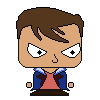
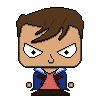
Layers edited between the first and the second 100px x 100px image:
hid group "face right" (46 layers) over 16, 7, 84, 96
showed group "straight on" (60 layers) over 16, 7, 84, 96
added layer "hair shadow 1" (41%) in group "hair" over 20, 24, 80, 44
added layer "hair detail 1" (47%) in group "hair" over 42, 18, 66, 28
added layer "hair shading 2" (38%) in group "hair" over 18, 27, 82, 38
added layer "hair shading 1" (60%) in group "hair" over 32, 26, 68, 42
renamed "eye v2" to "eyes", moved it into group "straight on" over 23, 43, 77, 58
added layer "eye shading" (32%) in group "eyes" over 25, 44, 75, 53
added group "nose" (5th of 7, in "straight on") with 3 layers in group "straight on" over 48, 54, 54, 64
added layer "face shading 2" (40%) in group "head" over 19, 60, 81, 67
added layer "face shading 1" (60%) in group "head" over 19, 36, 81, 67
added layer "hand shadow 1" (26%) in group "hands" over 27, 83, 73, 87
added group "jacket" (3rd of 4, in "straight on" › "torso") with 8 layers in group "torso" over 30, 68, 70, 91
added layer "jacket shadow 3" (25%) in group "jacket" over 40, 78, 60, 89
added layer "jacket shadow 2" (24%) in group "jacket" over 32, 73, 68, 90
added layer "jacket shadow 1" (45%) in group "jacket" over 35, 72, 65, 74
moved "jacket detail 1 copy" (3rd of 3, in "straight on" › "torso" › "jacket") into group "jacket" over 40, 78, 47, 86
moved "jacket" (4th of 4, in "straight on" › "torso" › "jacket") into group "jacket" over 30, 68, 70, 91
added group "undershirt" with 3 layers in group "torso" over 33, 71, 67, 89
added layer "shirt shadow 1" (36%) in group "undershirt" over 38, 71, 62, 75
moved "t shirt fill" (3rd of 3, in "straight on" › "torso" › "undershirt") into group "undershirt" over 33, 71, 67, 89
moved "t shirt" (3rd of 3, in "straight on" › "torso" › "undershirt") into group "undershirt" over 33, 71, 67, 89
…and 5 more changes (1 added, 4 stack)
